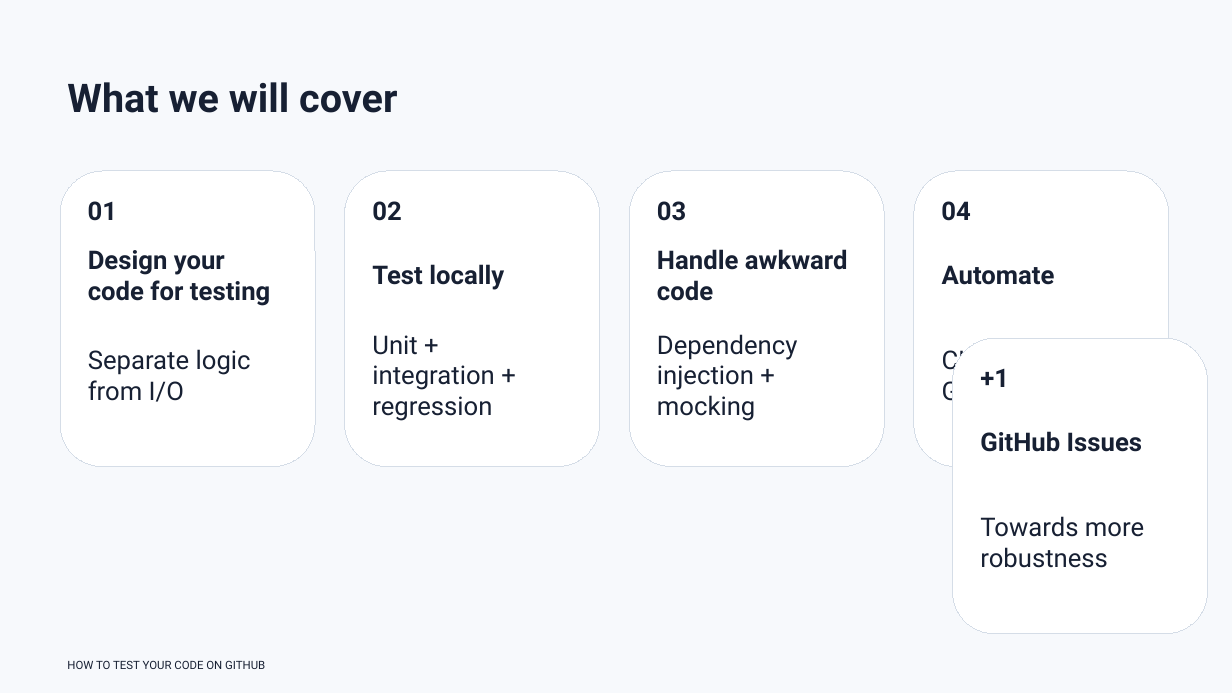
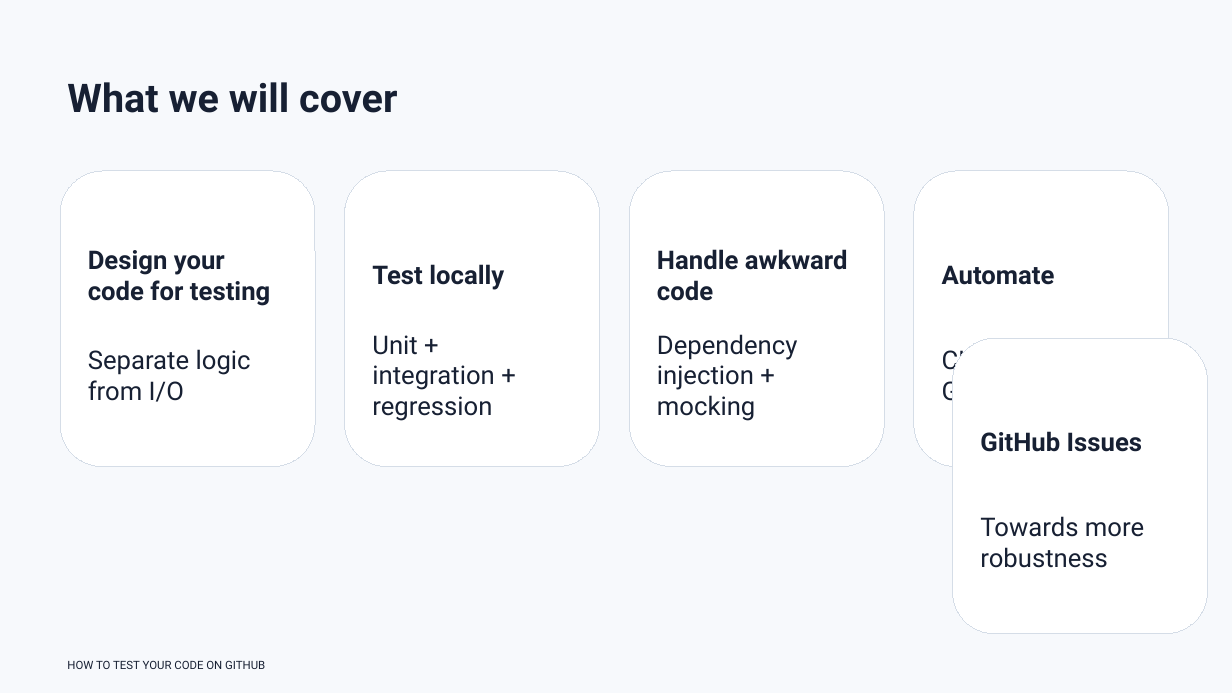
Before and after one commit to rbesenczi/my_ols, a slide deck: slide 4 of presentation/how_to_test_your_code.pptx. Drawn at 1232x693 pixels with LibreOffice and Linux fonts; fonts in the diff are those of the drawing. Boxes give left, top, right and bottom in pixels: in the first picture for what was removed or moved away, otherwise in the second. Text is boxed around its words. In the diff, an @@ line names an element or a change of style, - is before the commit and + after.

```diff
--- a/presentation/how_to_test_your_code.pptx
+++ b/presentation/how_to_test_your_code.pptx
@@ text removed at <box>88,201,117,221</box> @@
-01
@@ text removed at <box>372,201,401,221</box> @@
-02
@@ text removed at <box>657,201,686,221</box> @@
-03
@@ text removed at <box>941,201,970,221</box> @@
-04
@@ text removed at <box>980,369,1009,387</box> @@
-+1
```
Also in this commit, not shown: 24 other slides changed, 2 slides added.
